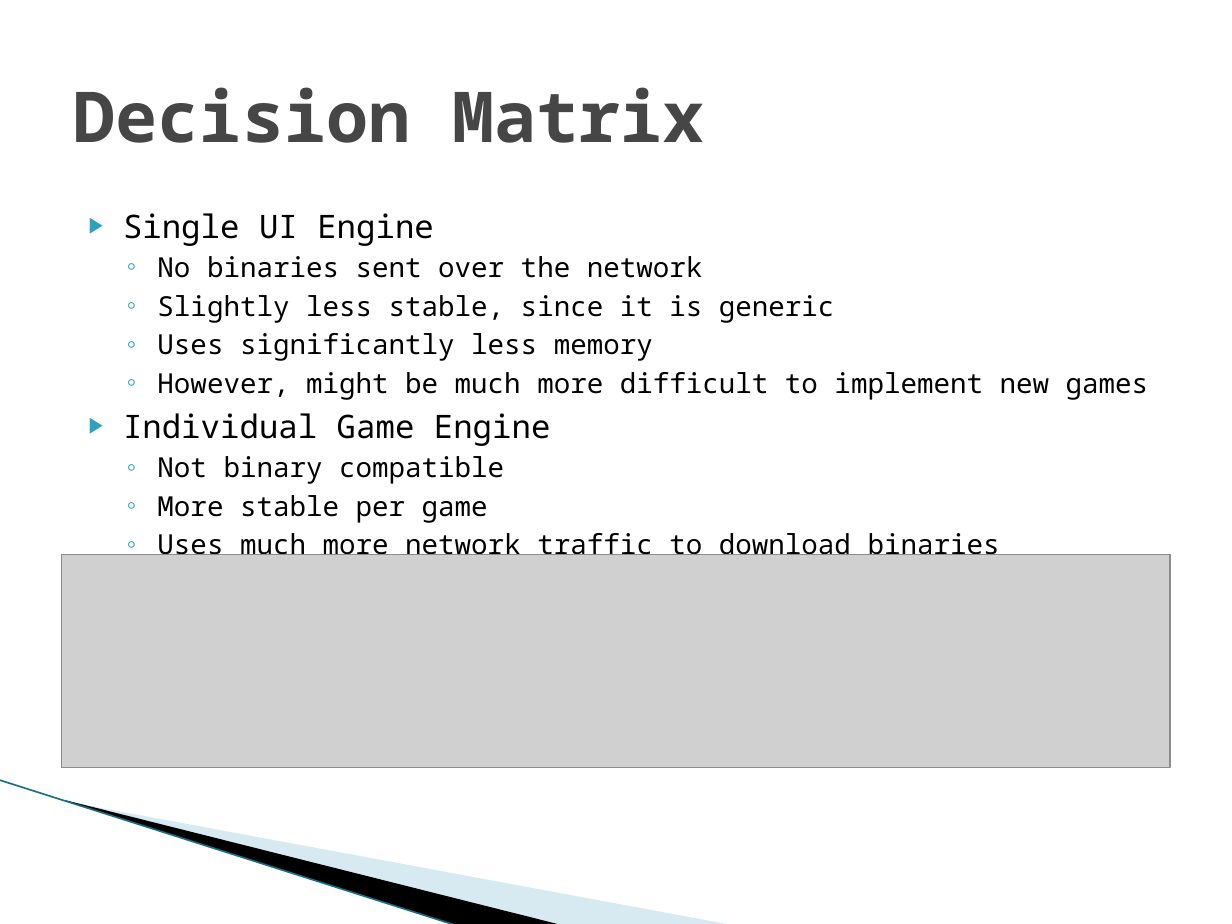
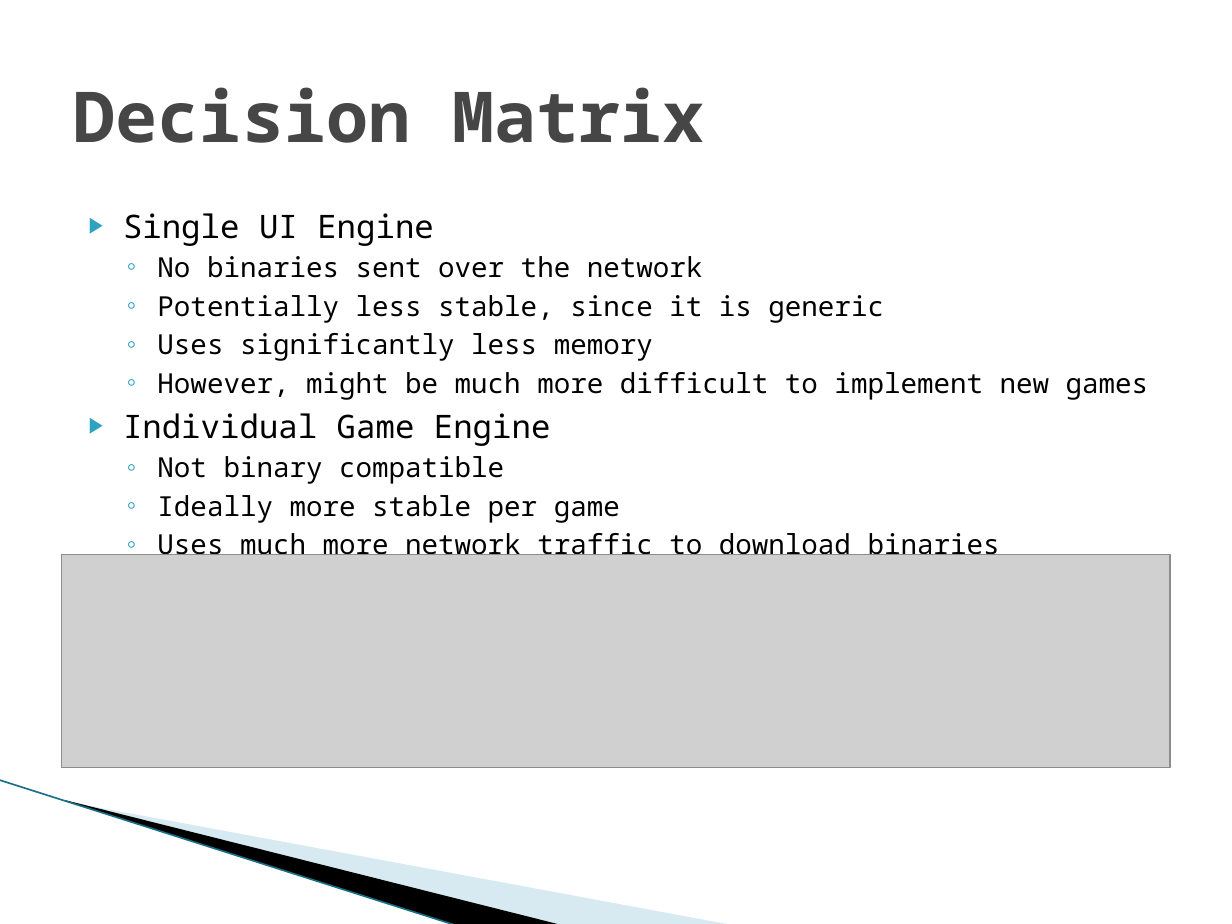
Before and after one commit to SDSMT-CSC/STBMF, a slide deck: slide 7 of Sprint1_Documents/Sprint 1 Review.pptx. Drawn at 1232x924 pixels with LibreOffice and Linux fonts; fonts in the diff are those of the drawing; grey boxes stand for pictures; background and template pictures are left out. Boxes give left, top, right and bottom in pixels: in the first picture for what was removed or moved away, otherwise in the second. Text is boxed around its words. In the diff, an @@ line names an element or a change of style, - is before the commit and + after.

```diff
--- a/Sprint1_Documents/Sprint 1 Review.pptx
+++ b/Sprint1_Documents/Sprint 1 Review.pptx
@@ text at bbox=[157, 295, 884, 323]: text changed @@
-  ◦ Slightly less stable, since it is generic
+  ◦ Potentially less stable, since it is generic
@@ text at bbox=[157, 495, 620, 523]: text changed @@
-  ◦ More stable per game
+  ◦ Ideally more stable per game
```
Also in this commit, not shown: 7 other slides changed, 1 slide added.
